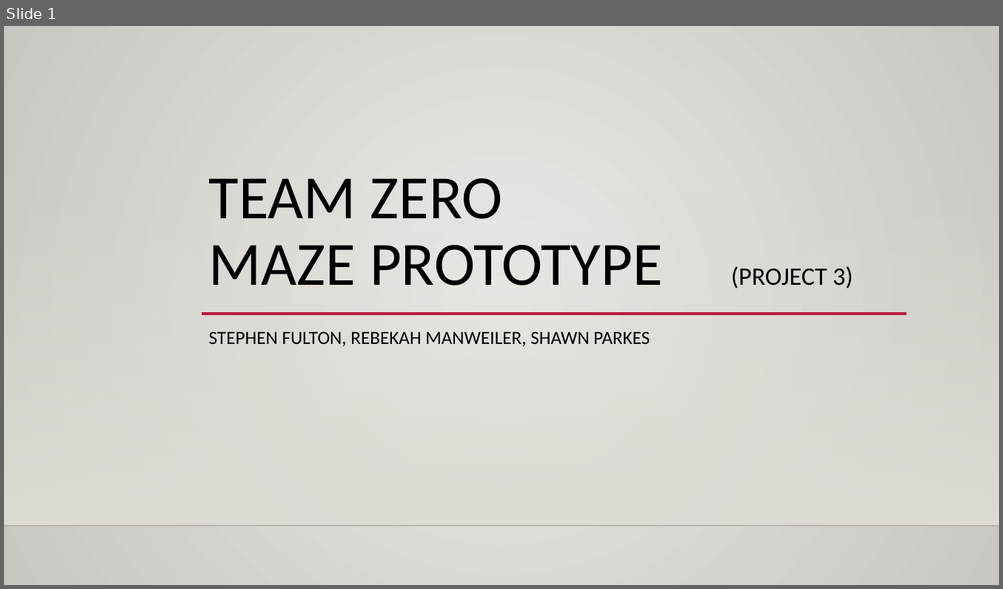
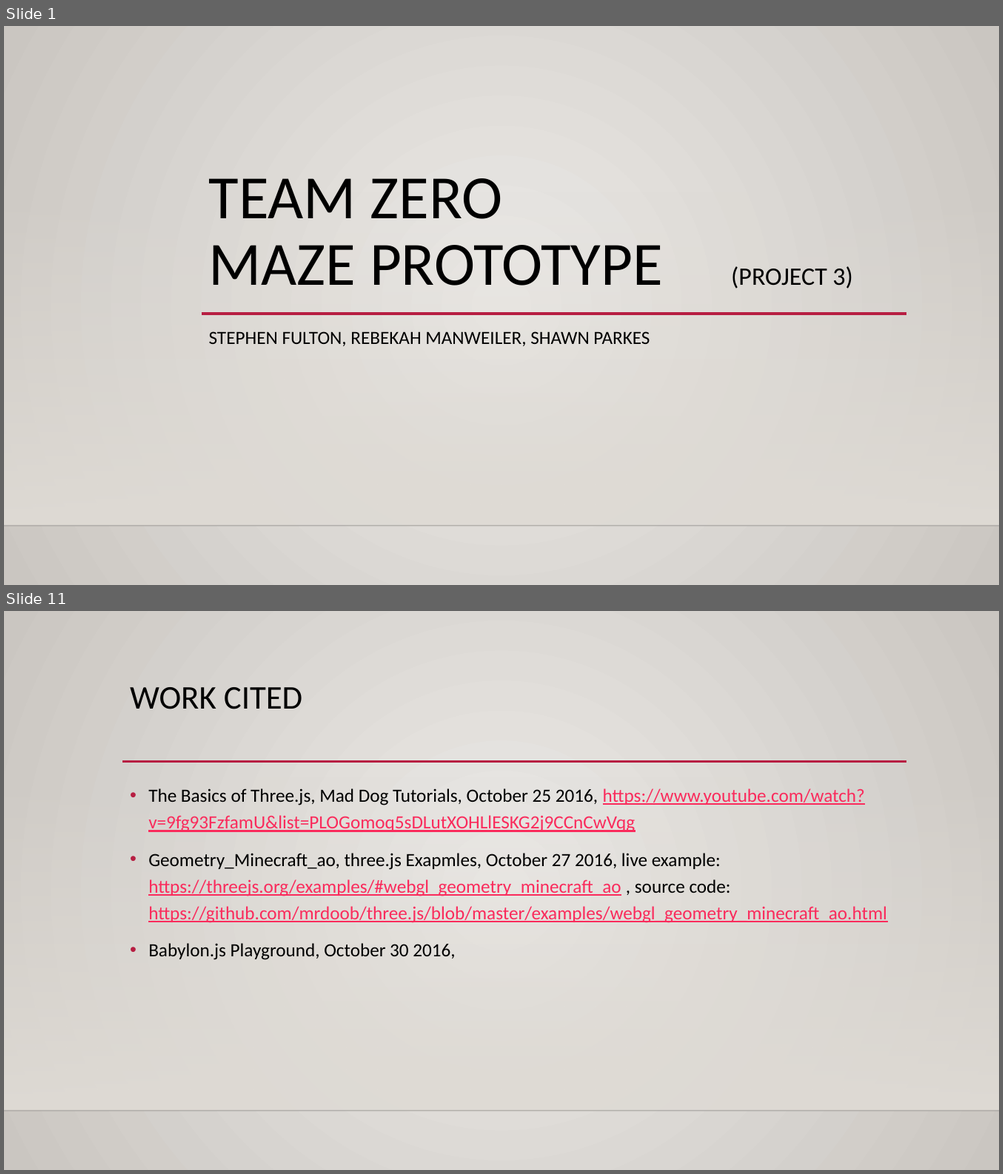
Before and after one commit to RebekahManweiler/MazeWalkThrough, a slide deck: MazePrototypePresentation.pptx. Shown one above the other, each under a label of ours: slide 1 before the commit, slides 1 and 11 after it; the slides between them are not shown. The pictures are 1003x589 and 1003x1174 pixels, drawn with LibreOffice and Linux fonts; fonts in the diff are those of the drawing; background and template pictures are left out. Boxes give left, top, right and bottom in pixels: in the first picture for what was removed or moved away, otherwise in the second. Text is boxed around its words. In the diff, an @@ line names an element or a change of style, - is before the commit and + after.

```diff
--- a/MazePrototypePresentation.pptx
+++ b/MazePrototypePresentation.pptx
@@ slide 11 added at (4,611,999,1170), background gradient #ECEAE7 to #CAC7C1; not listed: 2 template elements that a slide beside it also shows @@
@@ title added at (130,687,302,709), 32 pt, text #000000 @@
+WORK CITED
@@ line added from (122, 762) to (907, 762), #B71E42 2.5 pt @@
@@ text added at (148,789,887,960), 18 pt, text #FA2B5C, underline @@
+• The Basics of Three.js, Mad Dog Tutorials, October 25 2016, https://www.youtube.com/watch?v=9fg93FzfamU&list=PLOGomoq5sDLutXOHLlESKG2j9CCnCwVqg
+• Geometry_Minecraft_ao, three.js Exapmles, October 27 2016, live example: https://threejs.org/examples/#webgl_geometry_minecraft_ao , source code: https://github.com/mrdoob/three.js/blob/master/examples/webgl_geometry_minecraft_ao.html
+• Babylon.js Playground, October 30 2016,
```
Also in this commit, not shown: 9 other slides added.
